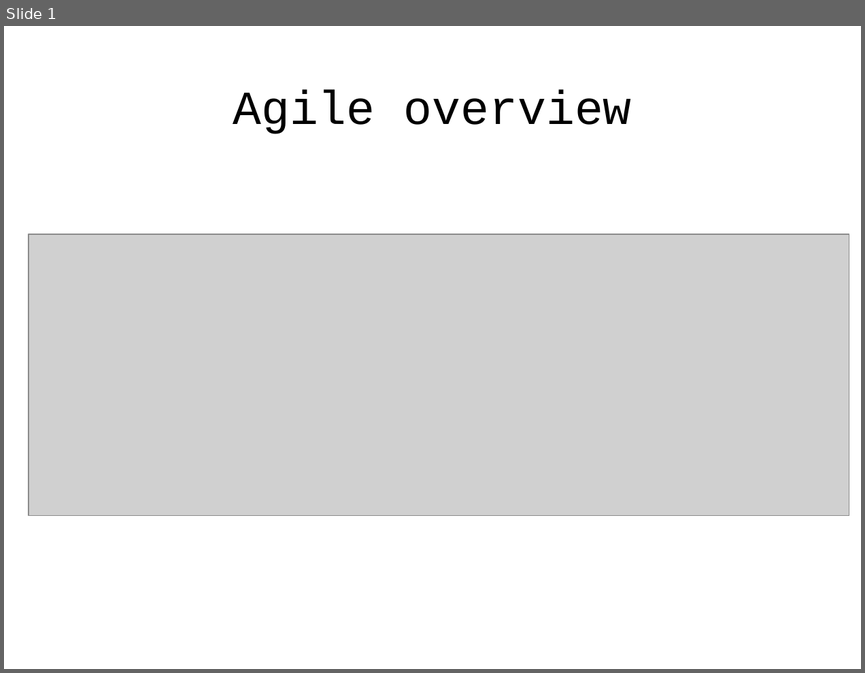
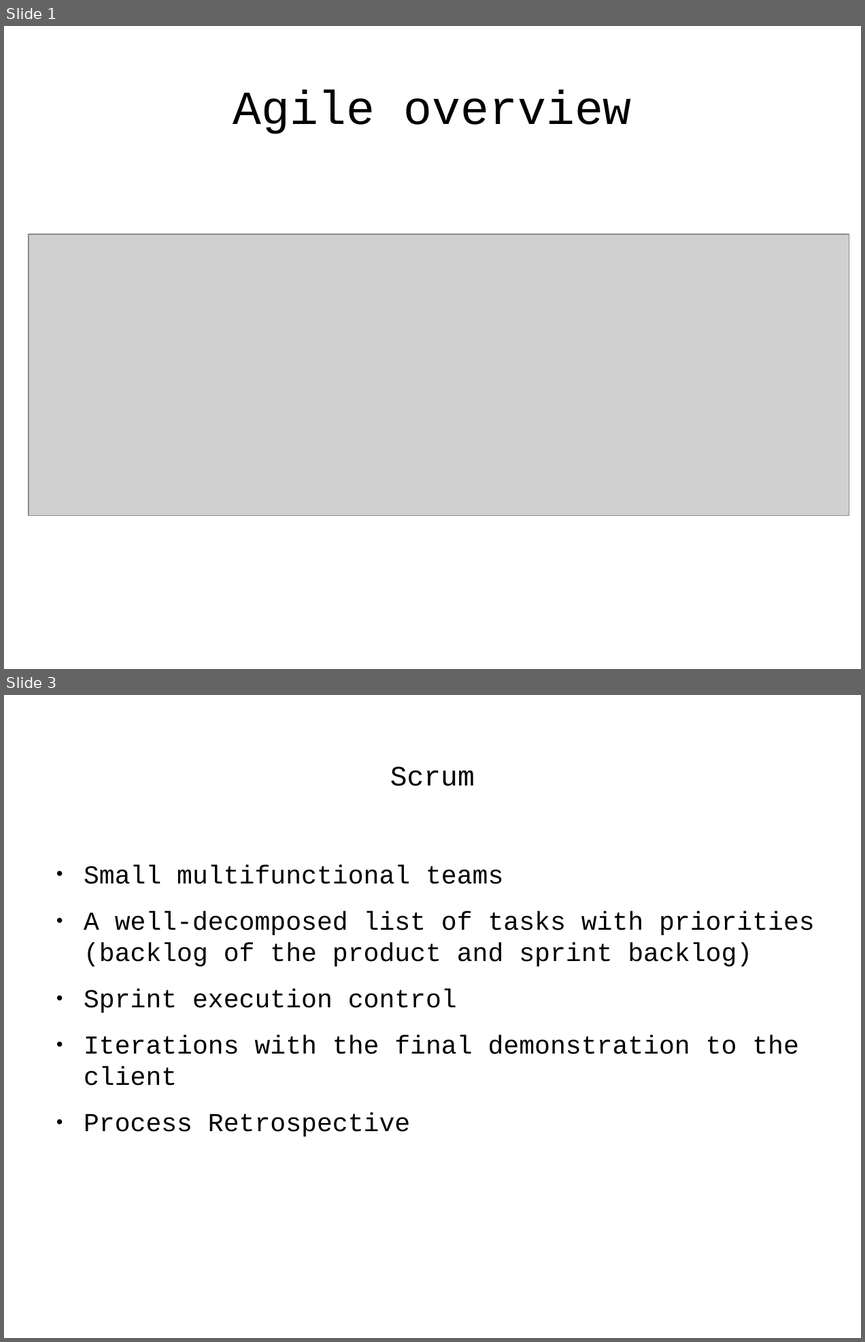
Before and after one commit to j-avdeev/EnterpriseSystemsDevelopment, a slide deck: Lec4 - Agile/Enterprise System Development - lec day4 - Agile.odp. Shown one above the other, each under a label of ours: slide 1 before the commit, slides 1 and 3 after it; the slides between them are not shown. The pictures are 865x673 and 865x1342 pixels, drawn with LibreOffice and Linux fonts; fonts in the diff are those of the drawing; grey boxes stand for pictures. Boxes give left, top, right and bottom in pixels: in the first picture for what was removed or moved away, otherwise in the second. Text is boxed around its words. In the diff, an @@ line names an element or a change of style, - is before the commit and + after.

```diff
--- a/Lec4 - Agile/Enterprise System Development - lec day4 - Agile.odp
+++ b/Lec4 - Agile/Enterprise System Development - lec day4 - Agile.odp
@@ slide 3 added at (4,695,861,1338), background #FFFFFF @@
@@ title added at (390,766,475,786), 26 pt, text #000000 @@
+Scrum
@@ text added at (84,865,815,1136), 24 pt, text #000000 @@
+● Small multifunctional teams
+● A well-decomposed list of tasks with priorities (backlog of the product and sprint backlog)
+● Sprint execution control
+● Iterations with the final demonstration to the client
+● Process Retrospective
```
Also in this commit, not shown: 2 other slides added, 16 other files.
